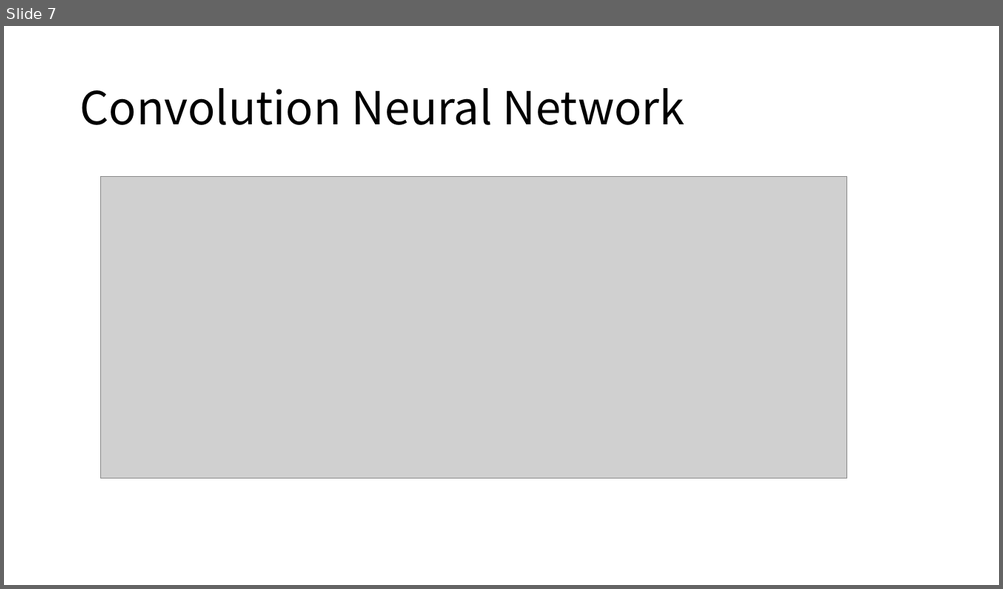
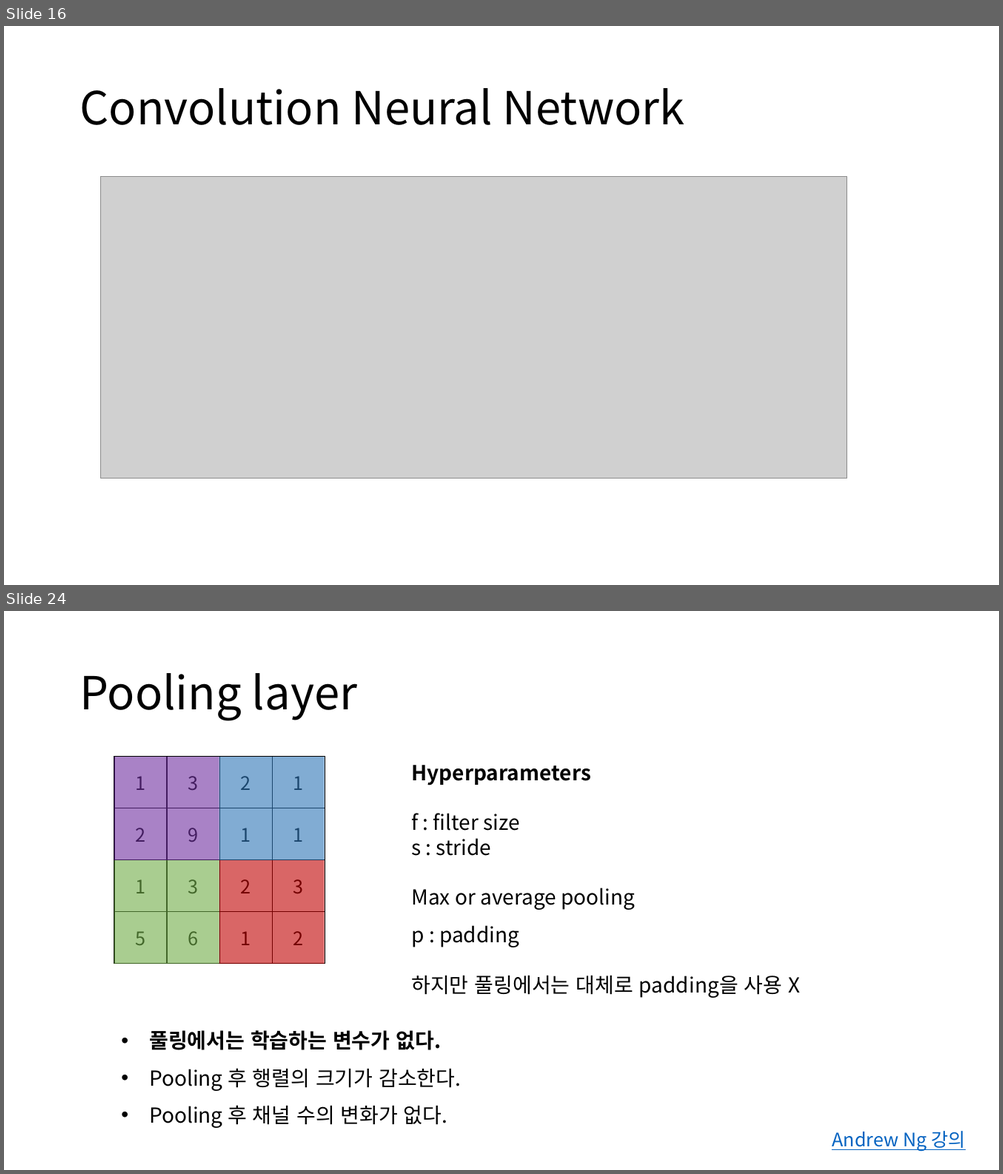
Before and after one commit to hahyeonsook/ai, a slide deck: lab/발표자료/reCNNs(2)_190723.pptx. Shown one above the other, each under a label of ours: slide 7 before the commit, slides 16 and 24 after it; the slides between them are not shown. The pictures are 1003x589 and 1003x1174 pixels, drawn with LibreOffice and Linux fonts; fonts in the diff are those of the drawing; grey boxes stand for pictures. Boxes give left, top, right and bottom in pixels: in the first picture for what was removed or moved away, otherwise in the second. Text is boxed around its words. In the diff, an @@ line names an element or a change of style, - is before the commit and + after.

```diff
--- a/lab/발표자료/reCNNs(2)_190723.pptx
+++ b/lab/발표자료/reCNNs(2)_190723.pptx
@@ slide 24 added at box(4, 611, 999, 1170), background #FFFFFF @@
@@ title added at box(79, 673, 357, 721), 44 pt, text #000000 @@
+Pooling layer
@@ table added at box(114, 757, 324, 964), 4 rows, 4 columns @@
+1 | 3 | 2 | 1
+2 | 9 | 1 | 1
+1 | 3 | 2 | 3
+5 | 6 | 1 | 2
@@ text added at box(149, 765, 591, 1091), 20 pt, text #000000 @@
+Hyperparameters
+f : filter size
+s : stride
+Max or average pooling
@@ group added at box(114, 757, 324, 964): 4 rectangles @@
@@ text added at box(411, 925, 800, 998), 20 pt, text #000000 @@
+p : padding
+하지만 풀링에서는 대체로 padding을 사용 X
@@ text added at box(149, 1031, 461, 1128), 20 pt, text #000000 @@
+• 풀링에서는 학습하는 변수가 없다.
+• Pooling 후 행렬의 크기가 감소한다.
+• Pooling 후 채널 수의 변화가 없다.
@@ text added at box(831, 1131, 965, 1152), 18 pt, text #0563C1, underline @@
+Andrew Ng 강의
@@ what was slide 7 is now slide 16 @@
```
Also in this commit, not shown: 2 slides changed, 17 other slides added, 11 slides removed, 1 other file.
